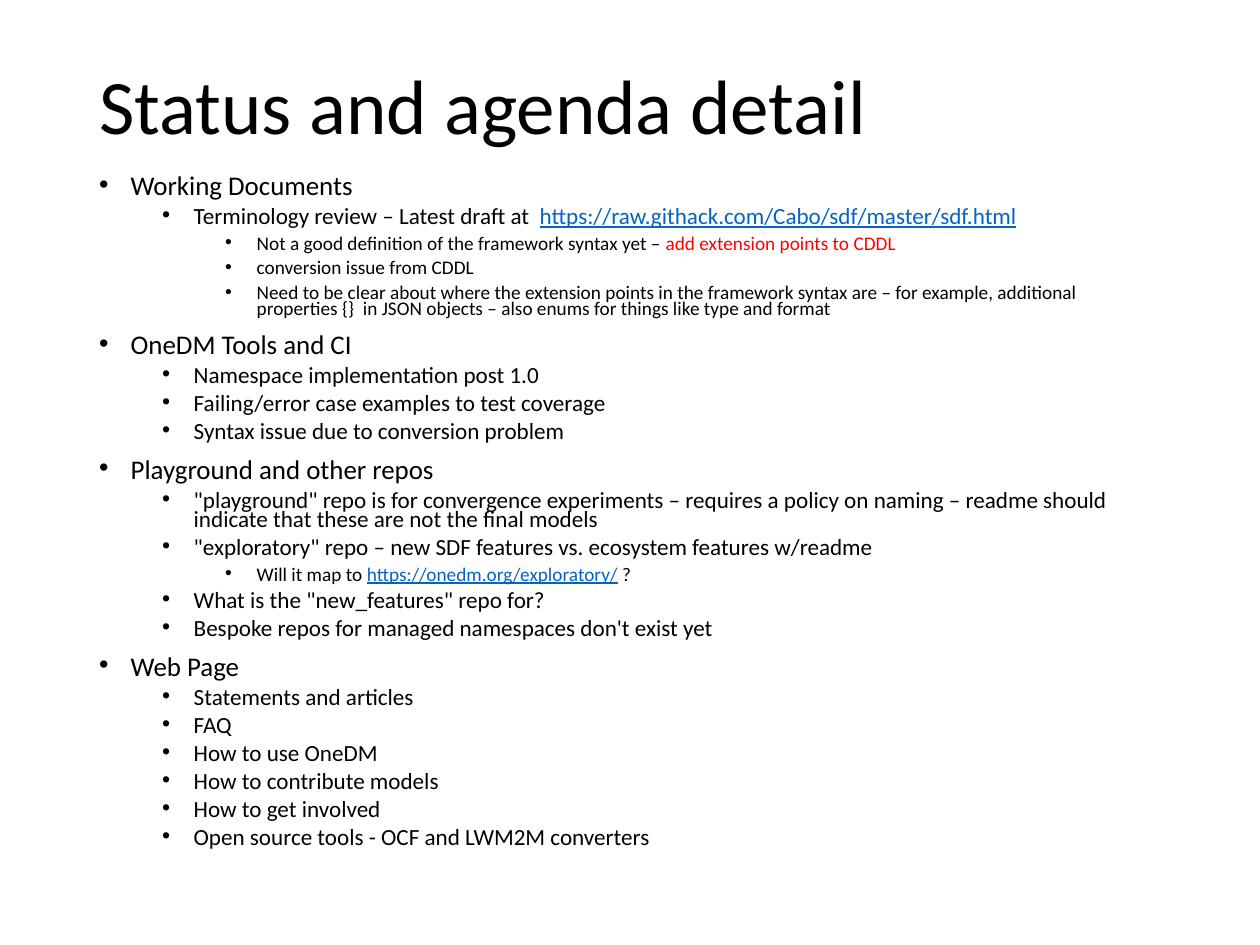
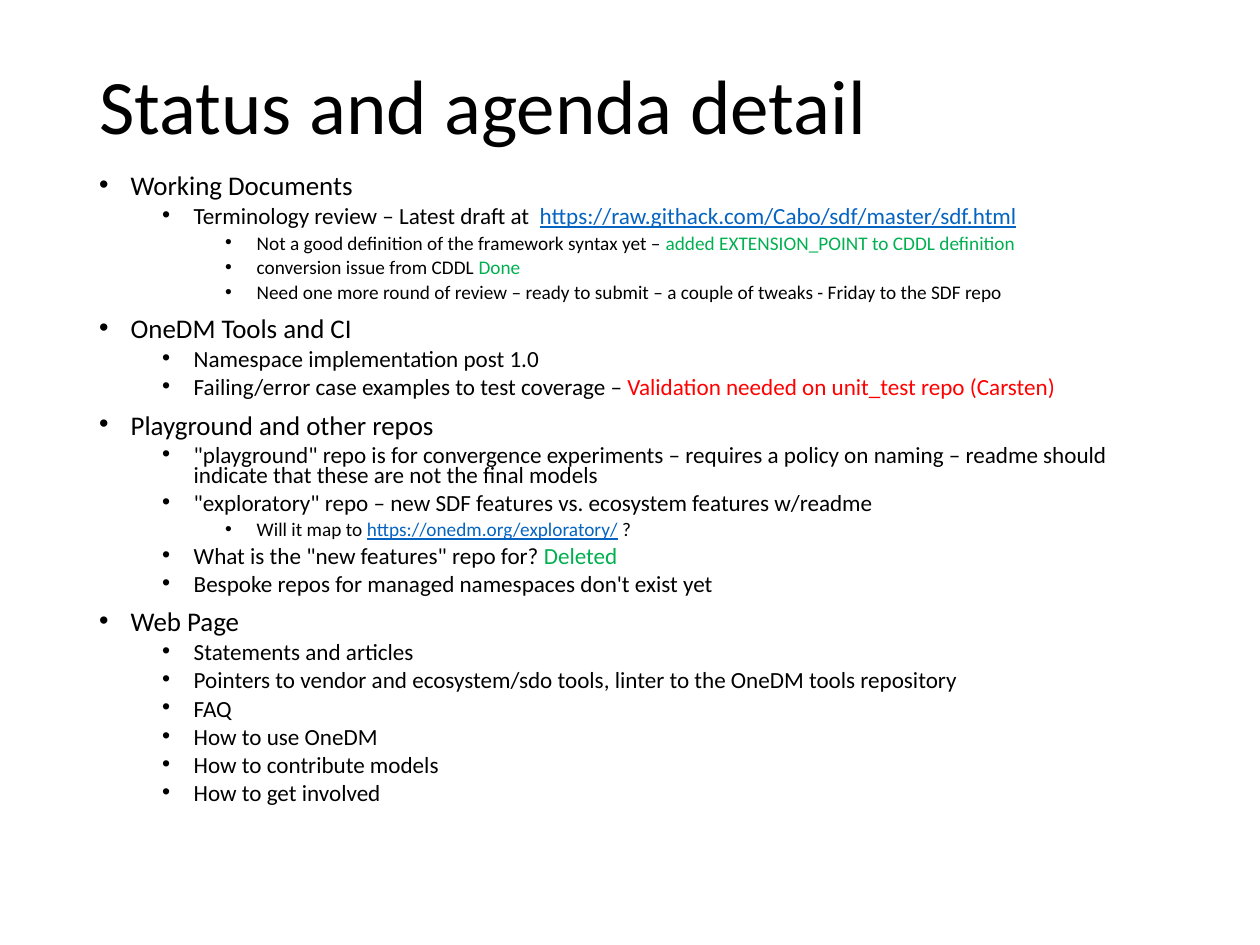
Before and after one commit to one-data-model/Conference2020, a slide deck: slide 3 of Session 14.pptx. Drawn at 1260x945 pixels with LibreOffice and Linux fonts; fonts in the diff are those of the drawing. Boxes give left, top, right and bottom in pixels: in the first picture for what was removed or moved away, otherwise in the second. Text is boxed around its words. In the diff, an @@ line names an element or a change of style, - is before the commit and + after.

```diff
--- a/Session 14.pptx
+++ b/Session 14.pptx
@@ text at (257, 236, 1014, 302): text changed @@
-    • Not a good definition of the framework syntax yet – add extension points to CDDL
-    • conversion issue from CDDL
-    • Need to be clear about where the extension points in the framework syntax are – for example, additional properties {} in JSON objects – also enums for things like type and format
+    • Not a good definition of the framework syntax yet – added EXTENSION_POINT to CDDL definition
+    • conversion issue from CDDL Done
+    • Need one more round of review – ready to submit – a couple of tweaks - Friday to the SDF repo
@@ text at (194, 378, 1055, 399): text changed @@
-  • Failing/error case examples to test coverage
-  • Syntax issue due to conversion problem
+  • Failing/error case examples to test coverage – Validation needed on unit_test repo (Carsten)
@@ text at (194, 548, 617, 568): text changed @@
-  • What is the "new_features" repo for?
+  • What is the "new features" repo for? Deleted
@@ text at (194, 672, 956, 692): paragraph added @@
+  • Pointers to vendor and ecosystem/sdo tools, linter to the OneDM tools repository
@@ text at (194, 829, 649, 849): paragraph removed @@
-  • Open source tools - OCF and LWM2M converters
```
Also in this commit, not shown: 1 other slide changed.
